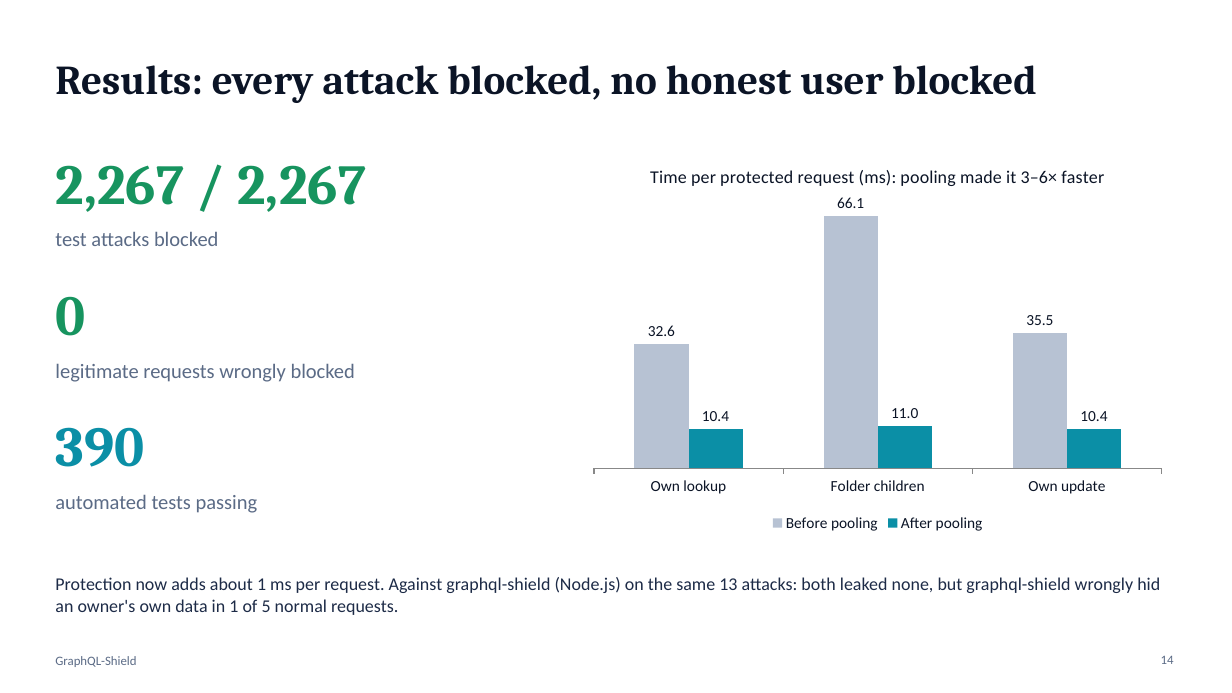
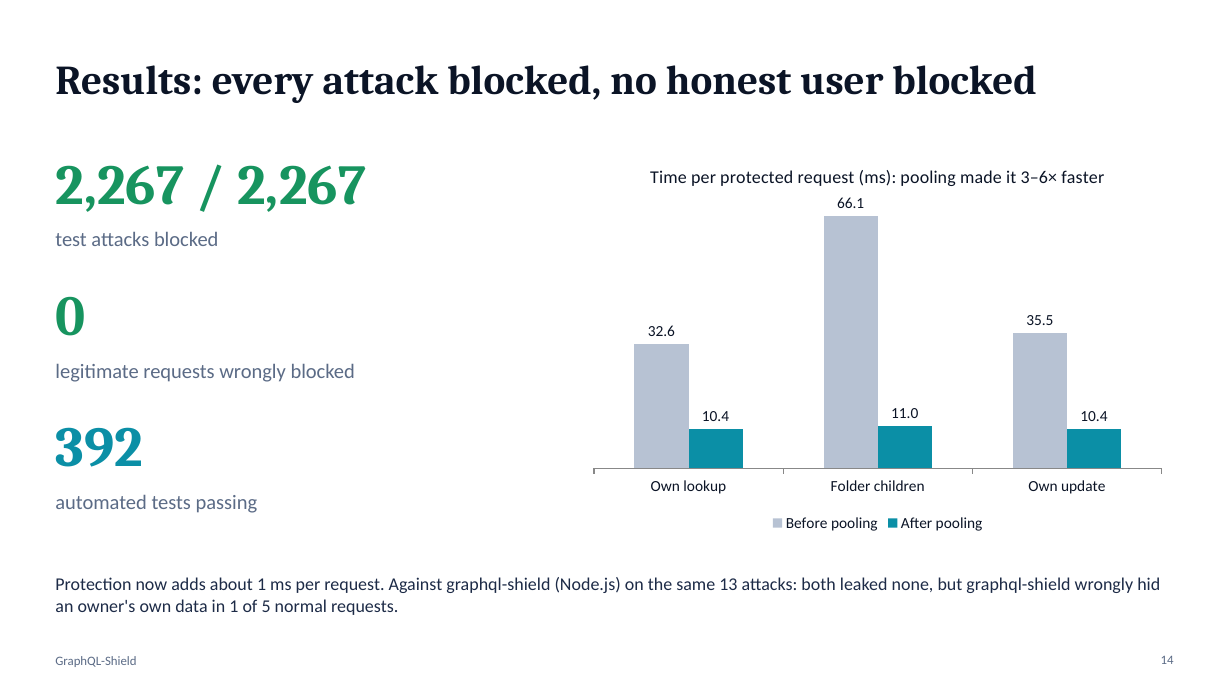
Before and after one commit to Chinmayanand03/GraphQL-Shield-, a slide deck: slide 14 of docs/GraphQL-Shield-Presentation.pptx. Drawn at 1232x693 pixels with LibreOffice and Linux fonts; fonts in the diff are those of the drawing. Boxes give left, top, right and bottom in pixels: in the first picture for what was removed or moved away, otherwise in the second. Text is boxed around its words. In the diff, an @@ line names an element or a change of style, - is before the commit and + after.

```diff
--- a/docs/GraphQL-Shield-Presentation.pptx
+++ b/docs/GraphQL-Shield-Presentation.pptx
@@ text at <box>55,427,142,467</box>: text changed @@
-390
+392
```
Also in this commit, not shown: 1 other slide changed, 7 other files.
